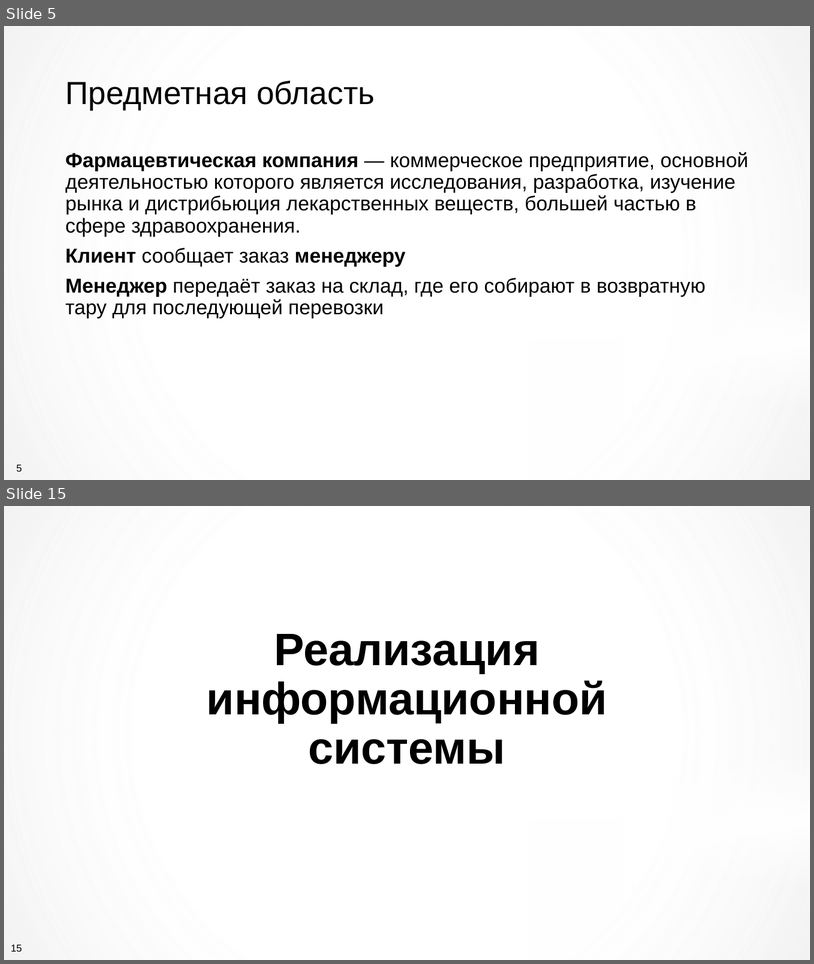
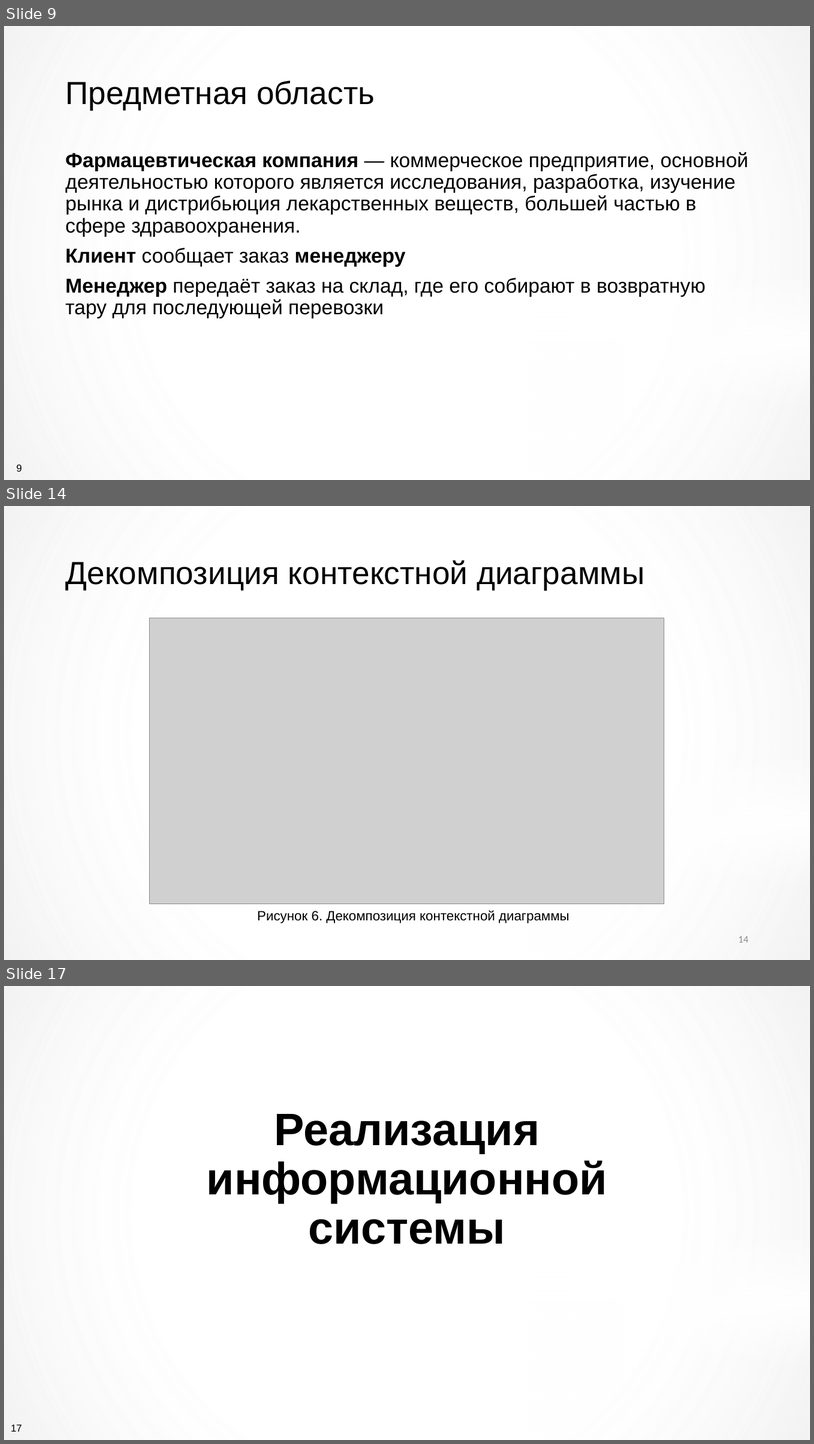
Before and after one commit to kirasmir2/VKR, a slide deck: Презентация ВКР.pptx. Shown one above the other, each under a label of ours: slides 5 and 15 before the commit, slides 9, 14 and 17 after it; the slides between them are not shown. The pictures are 814x964 and 814x1444 pixels, drawn with LibreOffice and Linux fonts; fonts in the diff are those of the drawing; grey boxes stand for pictures; background and template pictures are left out. Boxes give left, top, right and bottom in pixels: in the first picture for what was removed or moved away, otherwise in the second. Text is boxed around its words. In the diff, an @@ line names an element or a change of style, - is before the commit and + after.

```diff
--- a/Презентация ВКР.pptx
+++ b/Презентация ВКР.pptx
@@ slide 14 added at [4,506,810,960], background #FFFFFF; not listed: 4 template elements that a slide beside it also shows @@
@@ title added at [65,560,645,590], 38 pt, text #000000 @@
+Декомпозиция контекстной диаграммы
@@ picture added at [150,618,665,904] @@
@@ text added at [257,910,570,923], 16 pt, text #000000 @@
+Рисунок 6. Декомпозиция контекстной диаграммы
@@ page number added at [738,936,749,942], 12 pt, text #8C8C8C @@
+14
@@ what was slide 5 is now slide 9 @@
@@ page number at [17,464,22,471]: text changed @@
-5
+9
@@ what was slide 15 is now slide 17 @@
@@ page number at [11,1424,22,1431]: text changed @@
-15
+17
```
Also in this commit, not shown: 9 slides changed, 1 other slide added, 48 other files.
